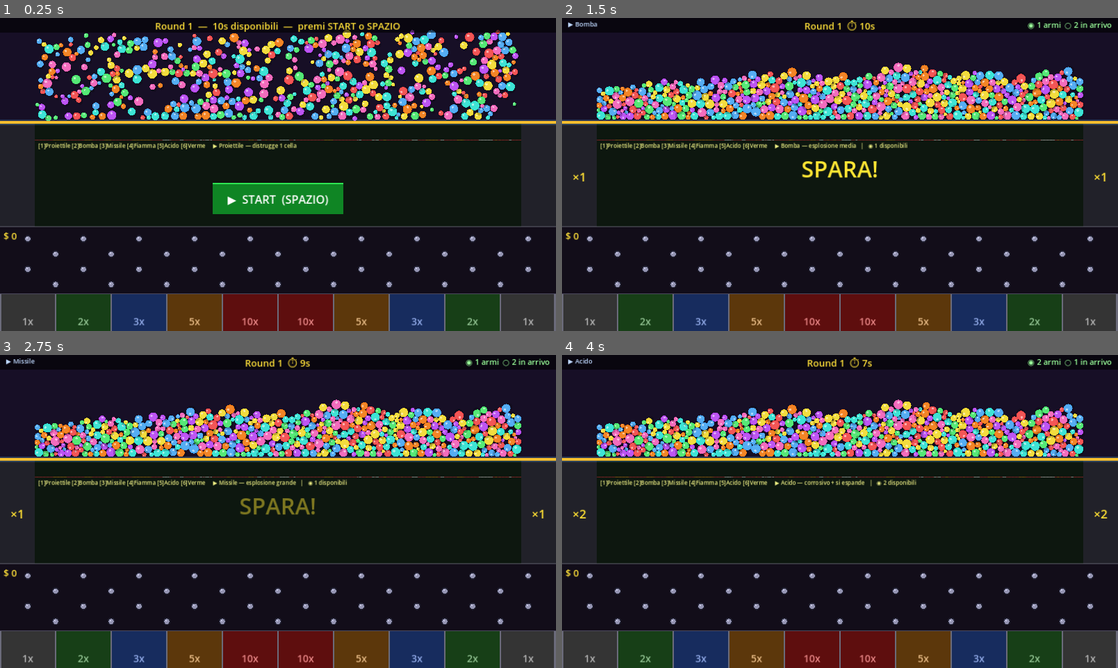
Above: before the commit, frames 1-4 (two rows, left to right).
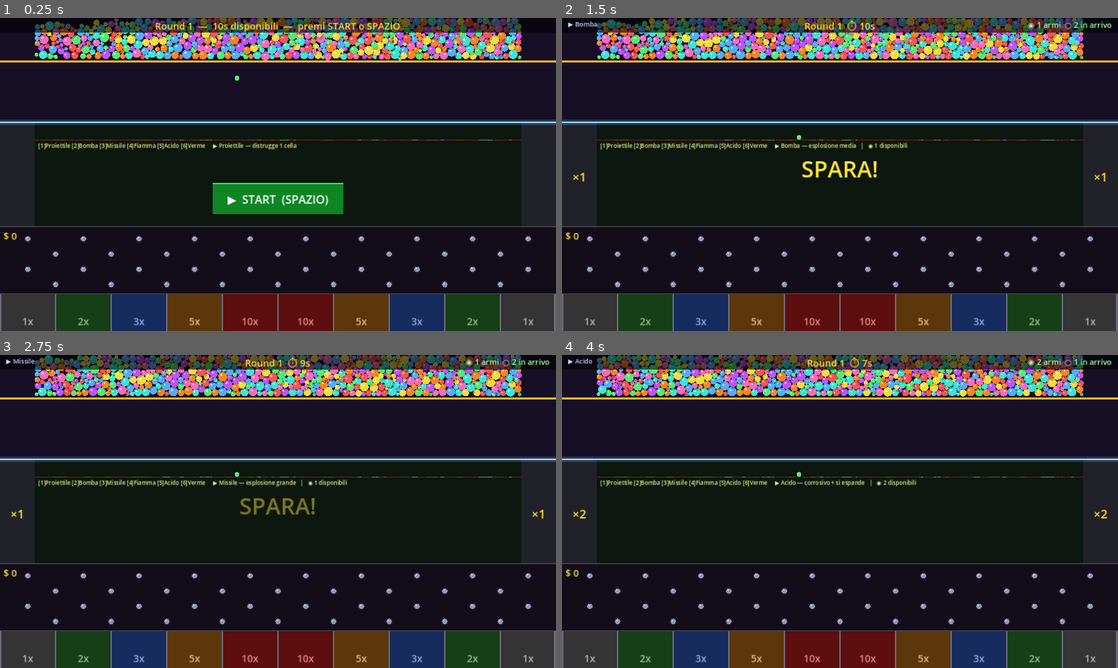
Above: after the commit, the same moments.

Repository: tanapox/TravelCalculator
Game: Godot game, scene res://scenes/Main.tscn
Two runs of this game, one before a commit and one after it. Both use one fixed random seed, a clock stepped at 60 frames per second and the inputs below.
Inputs (mouse positions are in pixels of both pictures, inside the frame that each line leads up to):
- Up to frame 1 (0.25 s): no input
- Up to frame 2 (1.5 s): tap Enter at 0.5 s; move the mouse to (962, 158) at 0.52 s; tap 1 at 0.6 s; click (962, 158) at 0.67 s; tap Space at 0.77 s; move the mouse to (728, 190) at 1.27 s; tap 2 at 1.35 s; click (728, 190) at 1.42 s
- Up to frame 3 (2.75 s): tap Space at 1.52 s; move the mouse to (333, 442) at 2.02 s; tap 3 at 2.1 s; click (333, 442) at 2.17 s
- Up to frame 4 (4 s): move the mouse to (812, 574) at 2.77 s; tap 4 at 2.85 s; click (812, 574) at 2.92 s; tap Space at 3.02, 3.77 s; move the mouse to (1006, 558) at 3.52 s; tap 5 at 3.6 s; click (1006, 558) at 3.67 s

The runs differ from the first frame. In frame 1, 18% of the frame differs, in the area x 0-100%, y 0-34%; in frame 2, 22%; in frame 3, 22%; in frame 4, 22%, in the area x 0-100%, y 0-39%.

Commit message:
Move barrier to 100px from top of screen
Adds BARRIER_Y = 100 constant so the gate line sits at y=100 instead
of y=240 (TOP_H). Ball spawn y range updated to match so balls appear
above the new barrier position.

Co-Authored-By: Claude Sonnet 4.6 <noreply@anthropic.com>
Claude-Session: https://claude.ai/code/session_01QzGJouKABdY15psrR5EvZo

Diff:
--- a/scripts/Main.gd
+++ b/scripts/Main.gd
@@ -2,9 +2,10 @@
 
 # ── Costanti layout ───────────────────────────────────────────────────────────
 
-const W:     int = 1280
-const H:     int = 720
-const TOP_H: int = H / 3   # 240 px
+const W:         int = 1280
+const H:         int = 720
+const TOP_H:     int = H / 3   # 240 px
+const BARRIER_Y: int = 100     # y della sbarra che ferma le palline prima del gate
 
 const SECTION_COLORS: Array = [
 	Color(0.09, 0.06, 0.15),
@@ -241,7 +242,7 @@
 	_remove_barrier()
 
 	_barrier = StaticBody2D.new()
-	_barrier.position = Vector2(W / 2.0, float(TOP_H))
+	_barrier.position = Vector2(W / 2.0, float(BARRIER_Y))
 	var cs   := CollisionShape2D.new()
 	var rect := RectangleShape2D.new()
 	rect.size   = Vector2(float(W) + 40.0, 12.0)
@@ -251,8 +252,8 @@
 
 	# Visuale della sbarra
 	_barrier_vis = Line2D.new()
-	_barrier_vis.add_point(Vector2(0.0, float(TOP_H)))
-	_barrier_vis.add_point(Vector2(float(W), float(TOP_H)))
+	_barrier_vis.add_point(Vector2(0.0, float(BARRIER_Y)))
+	_barrier_vis.add_point(Vector2(float(W), float(BARRIER_Y)))
 	_barrier_vis.width         = 6.0
 	_barrier_vis.default_color = Color(1.0, 0.75, 0.15, 0.95)
 	_barrier_vis.z_index       = 60
@@ -283,7 +284,7 @@
 		const LW := DestructibleArea.LAUNCHER_W
 		ball.position = Vector2(
 			randf_range(LW + r + 4.0, W - LW - r - 4.0),
-			randf_range(r + 4.0, TOP_H - r - 8.0)
+			randf_range(r + 4.0, BARRIER_Y - r - 8.0)
 		)
 		add_child(ball)
 		ball.setup(r, BALL_COLORS[color_idx], BALL_VALUES[color_idx])
